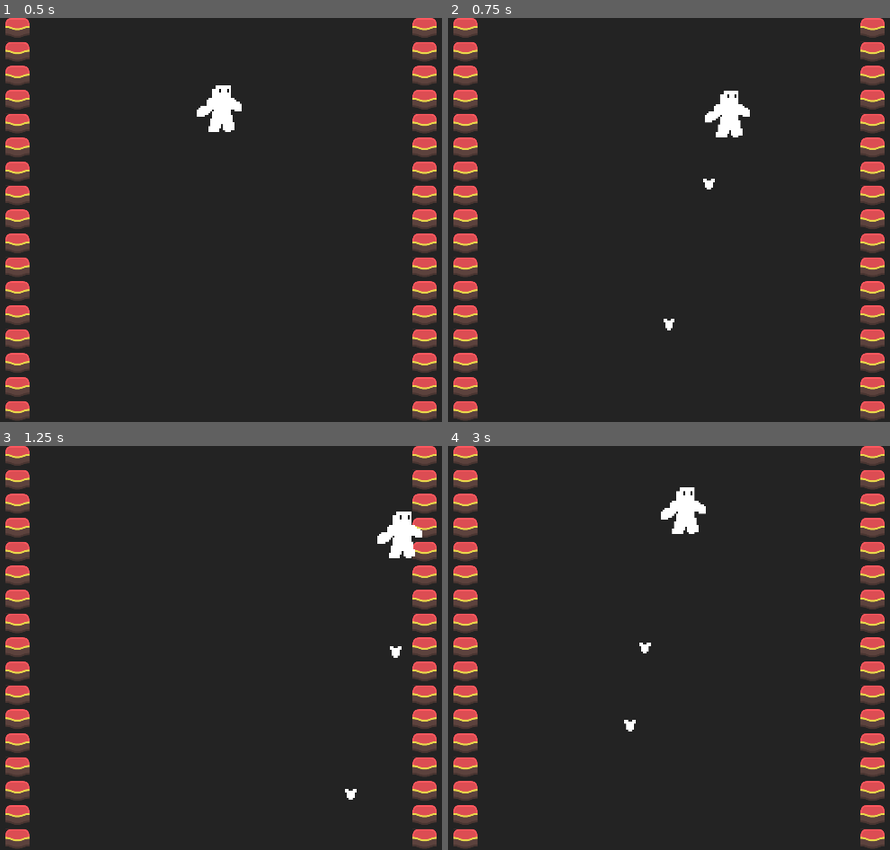
Above: before the commit, frames 1-4 (two rows, left to right).
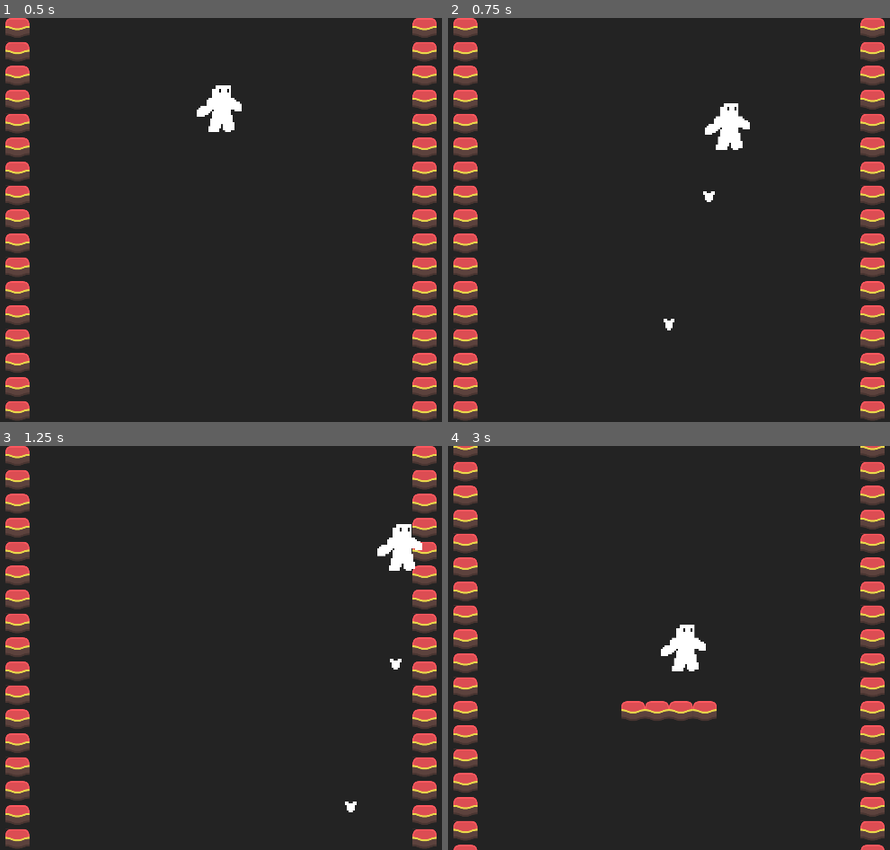
Above: after the commit, the same moments.

Repository: samfalberg/Clonewell
Game: Godot game, scene res://World/Well.tscn
Two runs of this game, one before a commit and one after it. Both use one fixed random seed, a clock stepped at 60 frames per second and the inputs below.
Inputs:
- Up to frame 1 (0.5 s): no input
- Up to frame 2 (0.75 s): hold D (move_right) from 0.53 s (still down); hold Shift (jump_and_shoot) from 0.53 s (still down)
- Up to frame 3 (1.25 s): keep holding D (move_right); keep holding Shift (jump_and_shoot)
- Up to frame 4 (3 s): release Shift (jump_and_shoot) at 1.28 s; tap Shift (jump_and_shoot) at 1.35, 1.52, 1.82, 2.85 s; release D (move_right) at 2.03 s; hold A (move_left) 2.03-2.78 s; hold Shift (jump_and_shoot) 2.03-2.78 s; hold D (move_right) from 2.78 s (still down)

Frame 1 is identical in both runs. In frame 2, 0.8% of the frame differs, in the area x 57-69%, y 18-46%; in frame 3, 0.8%; in frame 4, 13%, in the area x 1-99%, y 0-100%.

Commit message:
Fix reloading, improve discerning between jump and fire

Diff:
--- a/Characters/Player.gd
+++ b/Characters/Player.gd
@@ -4,12 +4,12 @@
 
 export var stomp_impulse = 1000.0
 
-var on_ground = false
+var can_continue_fire = false
 var shots_left = 10
 var gunboots_duration = 0
 var health = 4
 
-# Kill enemy and realod gunboots when player stomps on head
+# Kill enemy and reload gunboots when player stomps on head
 func _on_EnemyDetector_area_entered(_area):
 	velocity = calculate_stomp_velocity(velocity, stomp_impulse)
 	shots_left = 10
@@ -25,11 +25,12 @@
 	# One bullet fired when gun button pressed once in air
 	if Input.is_action_just_pressed("jump_and_shoot") and not is_on_floor() and shots_left > 0:
 		shots_left -= 1
-		velocity.y = -500
+		velocity.y = -250
+		can_continue_fire = true # Player is not mid-jump, can continue firing if player keeps button held down
 		shoot_bullet()
 
 	# Bullets fired continuously when gun button held down
-	if Input.is_action_pressed("jump_and_shoot") and not is_on_floor() and shots_left > 0:
+	if Input.is_action_pressed("jump_and_shoot") and not is_on_floor() and shots_left > 0 and can_continue_fire:
 		gunboots_duration += delta
 		if gunboots_duration >= 0.15:
 			shots_left -= 1
@@ -38,8 +39,12 @@
 			shoot_bullet()
 
 	if Input.is_action_just_released("jump_and_shoot"):
+		gunboots_duration = 0
+		can_continue_fire = false
+
+	# Reload gunboots when on floor
+	if is_on_floor():
 		shots_left = 10
-		gunboots_duration = 0
 
 	var is_jump_interrupted = Input.is_action_just_released("jump_and_shoot") and velocity.y < 0.0
 
